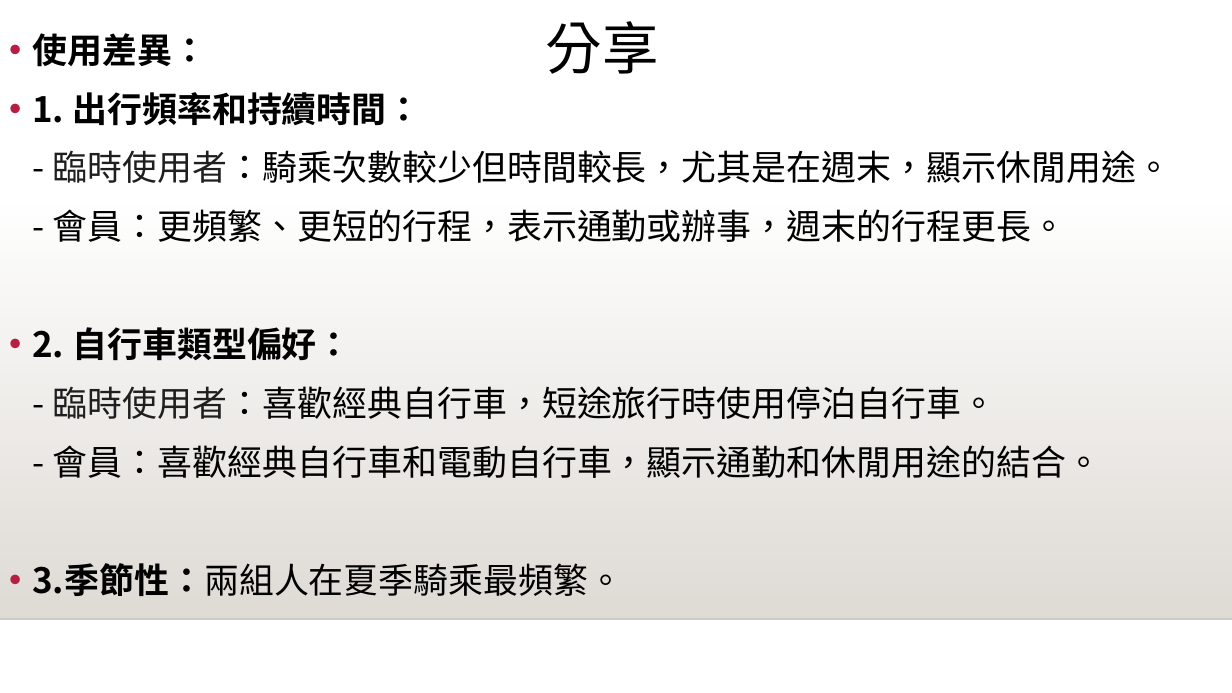
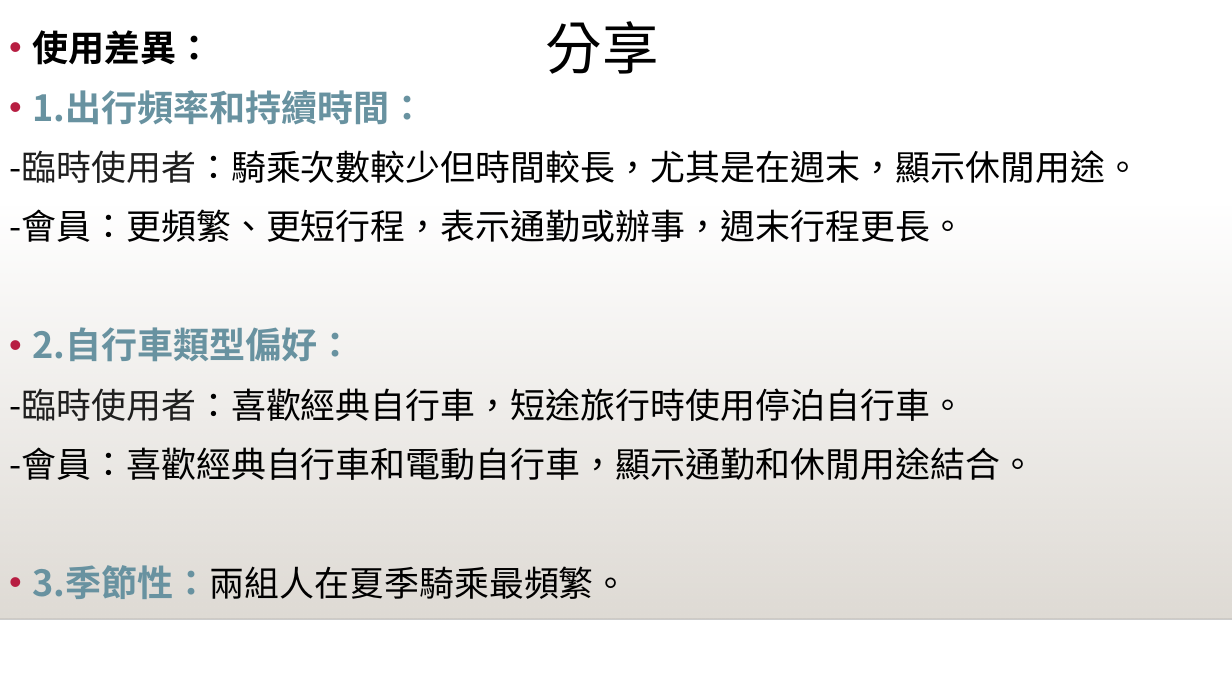
Before and after one commit to y4611676/Unanimous-Project, a slide deck: slide 13 of Analyze_project/Bike_Share/共享單車如何成功.pptx. Drawn at 1232x693 pixels with LibreOffice and Linux fonts; fonts in the diff are those of the drawing; background and template pictures are left out. Boxes give left, top, right and bottom in pixels: in the first picture for what was removed or moved away, otherwise in the second. Text is boxed around its words. In the diff, an @@ line names an element or a change of style, - is before the commit and + after.

```diff
--- a/Analyze_project/Bike_Share/共享單車如何成功.pptx
+++ b/Analyze_project/Bike_Share/共享單車如何成功.pptx
@@ text at <box>32,30,628,599</box>: size 27.2 to 28.1 pt in "使用差異：", "3.季節性：兩組人在夏季騎乘最頻繁。"; text colour #000000 to #6892A0 in "3.季節性：兩組人在夏季騎乘最頻繁。" @@
@@ text at <box>9,90,1140,480</box>: text changed @@
-• 1. 出行頻率和持續時間：
-- 臨時使用者：騎乘次數較少但時間較長，尤其是在週末，顯示休閒用途。
-- 會員：更頻繁、更短的行程，表示通勤或辦事，週末的行程更長。
-• 2. 自行車類型偏好：
-- 臨時使用者：喜歡經典自行車，短途旅行時使用停泊自行車。
-- 會員：喜歡經典自行車和電動自行車，顯示通勤和休閒用途的結合。
+• 1.出行頻率和持續時間：
+-臨時使用者：騎乘次數較少但時間較長，尤其是在週末，顯示休閒用途。
+-會員：更頻繁、更短行程，表示通勤或辦事，週末行程更長。
+• 2.自行車類型偏好：
+-臨時使用者：喜歡經典自行車，短途旅行時使用停泊自行車。
+-會員：喜歡經典自行車和電動自行車，顯示通勤和休閒用途結合。
```
Also in this commit, not shown: 13 other slides changed, 1 slide added, 3 other files.
